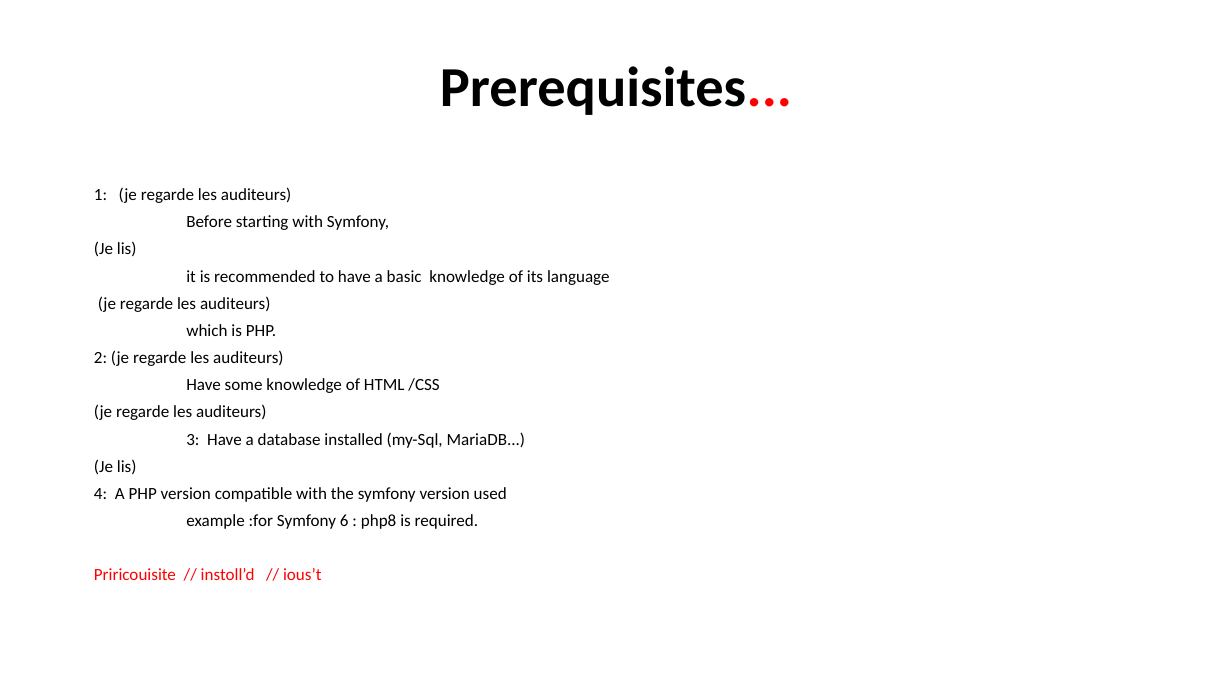
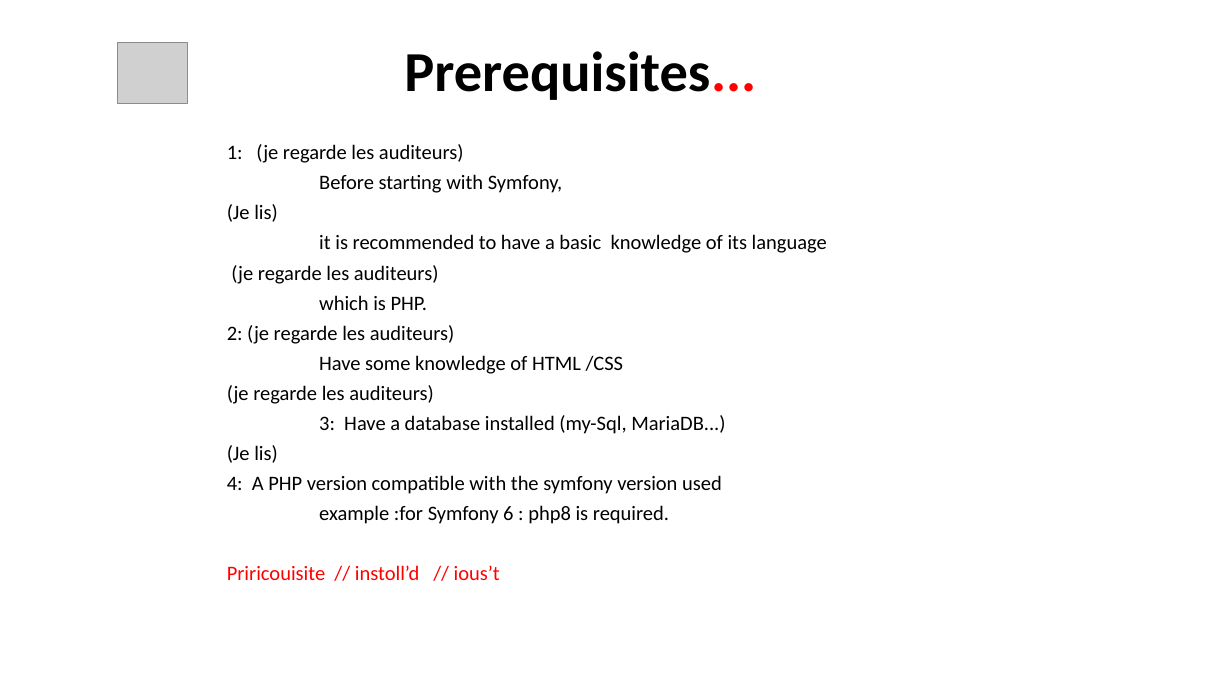
Before and after one commit to Philippe-Da-Costa/PowerPoint, a slide deck: slide 6 of presentation/What the Symfony.pptx. Drawn at 1232x693 pixels with LibreOffice and Linux fonts; fonts in the diff are those of the drawing; grey boxes stand for pictures; background and template pictures are left out. Boxes give left, top, right and bottom in pixels: in the first picture for what was removed or moved away, otherwise in the second. Text is boxed around its words. In the diff, an @@ line names an element or a change of style, - is before the commit and + after.

Commit message:
maj presentation symfony

```diff
--- a/presentation/What the Symfony.pptx
+++ b/presentation/What the Symfony.pptx
@@ picture added at (x1=117, y1=43, x2=188, y2=104) @@
@@ title "Prerequisites..." moved from (x1=440, y1=66, x2=792, y2=115) to (x1=404, y1=51, x2=756, y2=100) @@
@@ text "1: (je regarde les auditeurs)" moved from (x1=94, y1=187, x2=610, y2=580) to (x1=227, y1=144, x2=827, y2=580) @@
@@ text "1: (je regarde les auditeurs)" at (x1=227, y1=144, x2=827, y2=580): size 13.3 to 16 pt @@
```
Also in this commit, not shown: 5 other slides changed, 5 slides added, 1 other file.
